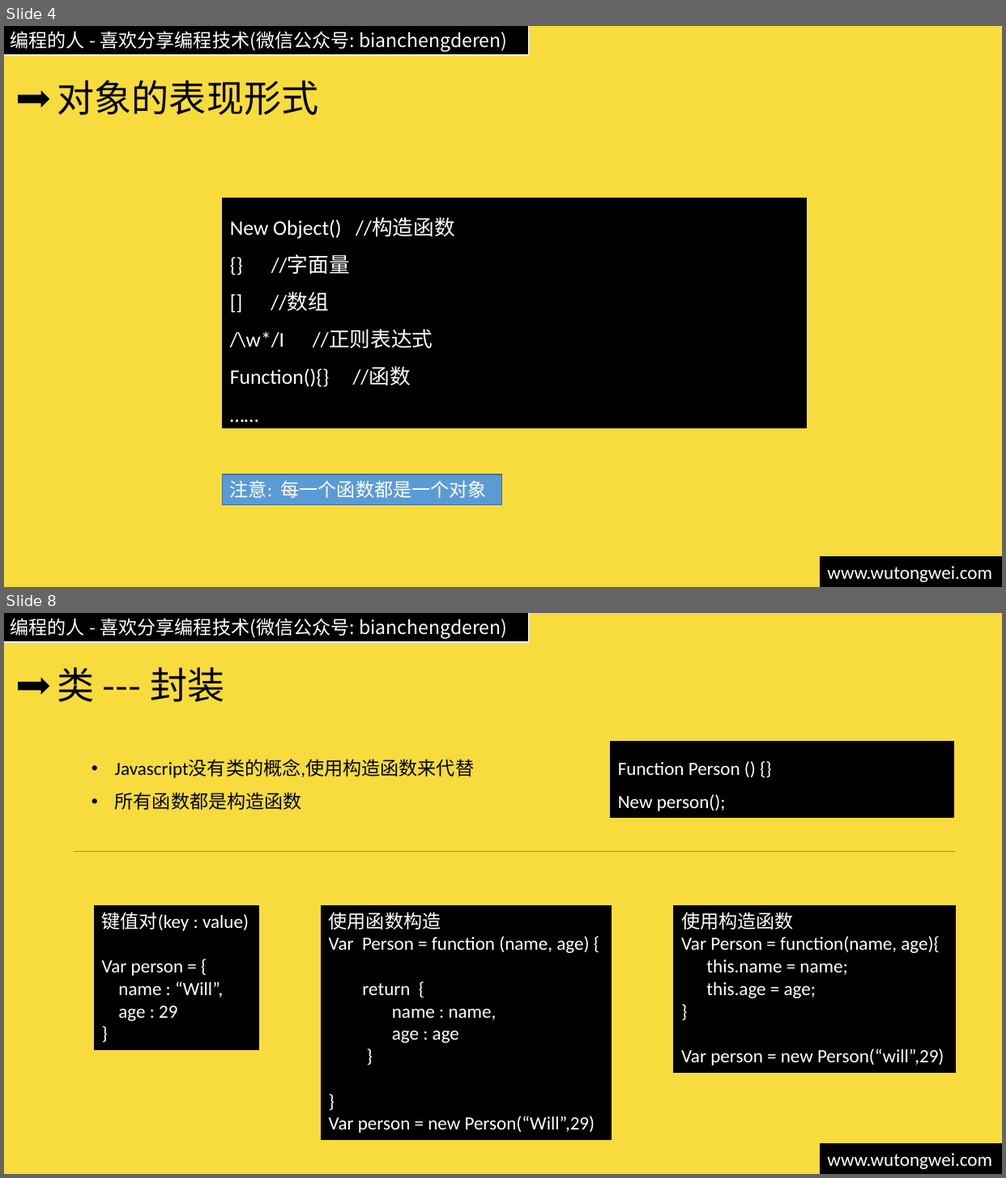
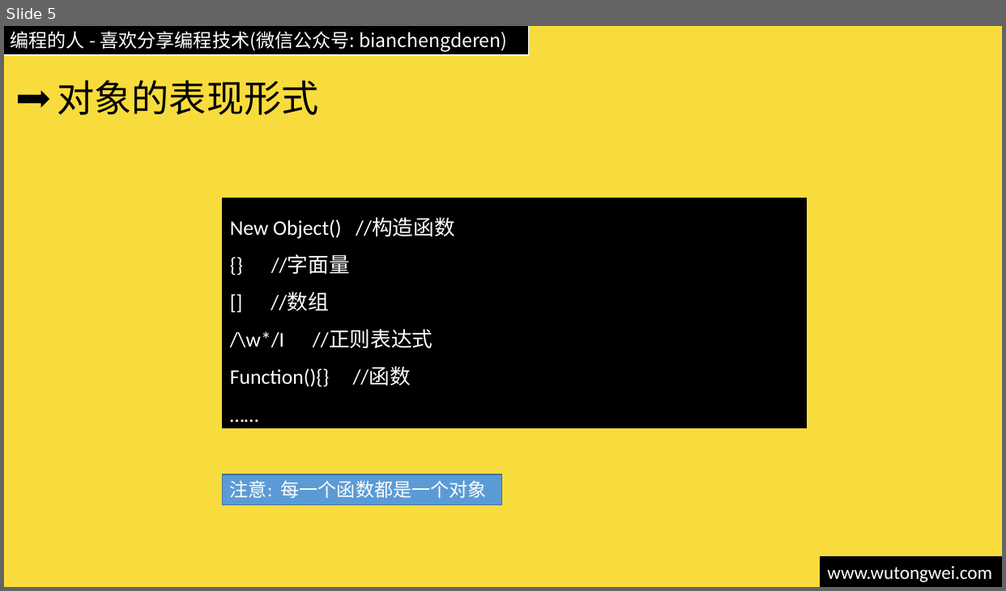
Before and after one commit to willculture/training, a slide deck: ppt/front-end/Javascript 面向对象.pptx. Shown one above the other, each under a label of ours: slides 4 and 8 before the commit, slide 5 after it; the slides between them are not shown. The pictures are 1006x1178 and 1006x591 pixels, drawn with LibreOffice and Linux fonts; fonts in the diff are those of the drawing. Boxes give left, top, right and bottom in pixels: in the first picture for what was removed or moved away, otherwise in the second. Text is boxed around its words. In the diff, an @@ line names an element or a change of style, - is before the commit and + after.

```diff
--- a/ppt/front-end/Javascript 面向对象.pptx
+++ b/ppt/front-end/Javascript 面向对象.pptx
@@ slide 8 removed at bbox=[4, 613, 1002, 1174], background #F8DC3D; not listed: 3 template elements that a slide beside it also shows @@
@@ title removed at bbox=[57, 667, 224, 702] @@
-类 --- 封装
@@ rectangle removed at bbox=[611, 742, 954, 817] @@
-Function Person () {}
-New person();
@@ text removed at bbox=[115, 759, 474, 810] @@
-• Javascript没有类的概念,使用构造函数来代替
-• 所有函数都是构造函数
@@ line removed from (74, 852) to (956, 852) @@
@@ rectangle removed at bbox=[95, 905, 258, 1050] @@
-键值对(key : value)
-Var person = {
-name : “Will”,
-age : 29
-}
@@ rectangle removed at bbox=[322, 905, 612, 1140] @@
-使用函数构造
-Var Person = function (name, age) {
-return {
-name : name,
-age : age
-}
-}
-Var person = new Person(“Will”,29)
@@ rectangle removed at bbox=[674, 905, 956, 1072] @@
-使用构造函数
-Var Person = function(name, age){
-this.name = name;
-this.age = age;
-}
-Var person = new Person(“will”,29)
@@ what was slide 4 is now slide 5 @@
```
Also in this commit, not shown: 6 slides changed, 23 slides added, 8 other slides removed, 3 other files.
